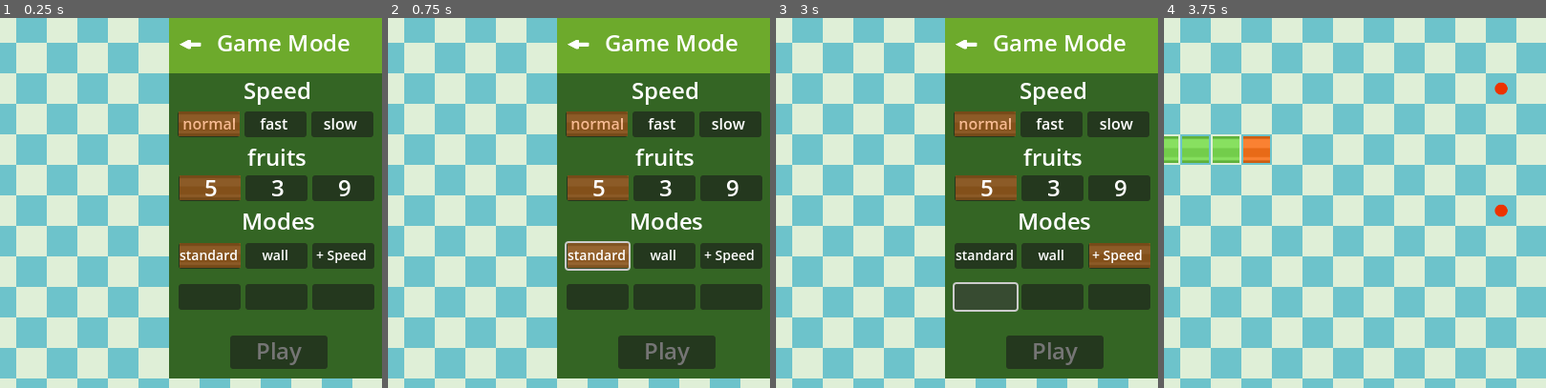
Above: before the commit, frames 1-4 (left to right).
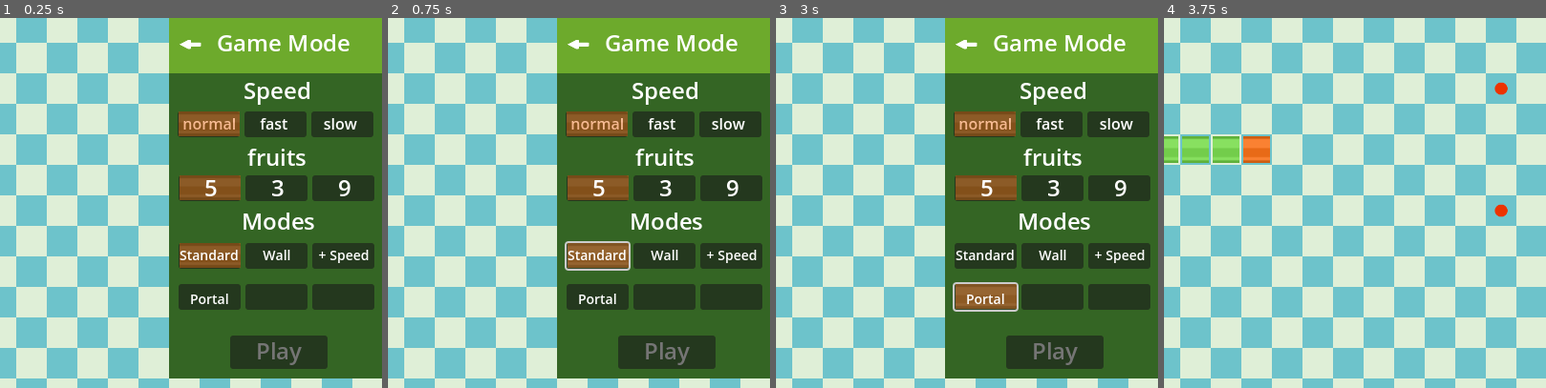
Above: after the commit, the same moments.

Repository: tales411/snake
Game: Godot game, scene res://scenes/game_mode.tscn
The game is run twice, just before and just after one commit, with the same random seed, the same clock (stepped at 60 frames per second) and the same inputs. The project has no main scene, so this scene is started directly.
Inputs (mouse positions are % of the whole screen's width and height, from its top left):
- Up to frame 1 (0.25 s): no input
- Up to frame 2 (0.75 s): click (41, 63) at 0.5 s
- Up to frame 3 (3 s): click (50, 63) at 1.25 s; click (59, 63) at 2 s; click (41, 68) at 2.75 s
- Up to frame 4 (3.75 s): click (50, 76) at 3.5 s
The pictures show only the part of the screen within x 14-64%, y 31-81%; the shares and areas given below are measured in that part.

The runs differ from the first frame. In frame 1, 0.8% of the frame differs, in the area x 47-97%, y 62-78%; in frame 2, 0.8%; in frame 3, 2.5%, in the area x 47-98%, y 60-79%; in frame 4, nothing differs.

Commit message:
portal

Diff:
--- a/snake/scenes/game_mode.tscn
+++ b/snake/scenes/game_mode.tscn
@@ -705,7 +705,7 @@
 
 [node name="mode" type="Sprite2D" parent="options/modes"]
 modulate = Color(1, 1, 1, 0.486275)
-position = Vector2(182, 53)
+position = Vector2(42, 96)
 scale = Vector2(3.53991, 1.42641)
 texture = ExtResource("4_1c5yy")
 
@@ -715,7 +715,9 @@
 offset_top = 42.6503
 offset_right = 215.716
 offset_bottom = 120.65
-text = "standard       wall        + Speed"
+text = "Standard       Wall        + Speed
+
+   Portal"
 label_settings = SubResource("LabelSettings_dsk5g")
 
 [connection signal="pressed" from="back" to="." method="_on_back_pressed"]
@@ -729,3 +731,4 @@
 [connection signal="pressed" from="options/modes/mode1" to="." method="_on_mode_1_pressed"]
 [connection signal="pressed" from="options/modes/mode2" to="." method="_on_mode_2_pressed"]
 [connection signal="pressed" from="options/modes/mode3" to="." method="_on_mode_3_pressed"]
+[connection signal="pressed" from="options/modes/mode4" to="." method="_on_mode_4_pressed"]
--- a/snake/scripts/game_mode.gd
+++ b/snake/scripts/game_mode.gd
@@ -57,14 +57,23 @@
 
 func _on_mode_1_pressed() -> void:
 	$options/modes/mode.position.x = 42
+	$options/modes/mode.position.y = 53
 	Global.game_mode = 1
 
 
 func _on_mode_2_pressed() -> void:
 	$options/modes/mode.position.x = 112
+	$options/modes/mode.position.y = 53
 	Global.game_mode = 2
 
 
 func _on_mode_3_pressed() -> void:
 	$options/modes/mode.position.x = 182
+	$options/modes/mode.position.y = 53
 	Global.game_mode = 3
+
+
+func _on_mode_4_pressed() -> void:
+	$options/modes/mode.position.x = 42
+	$options/modes/mode.position.y = 96
+	Global.game_mode = 4
